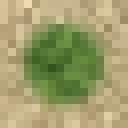
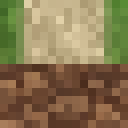
Comparing the layer stacks of the two w=128, h=128 images. Changes:
added layer "slab-front-roundofgrass" above "left_road_grass-side" over (0, 0, 128, 128)
renamed "rond-point" to "rondabout-road-grass", hid it over (0, 0, 128, 128)
